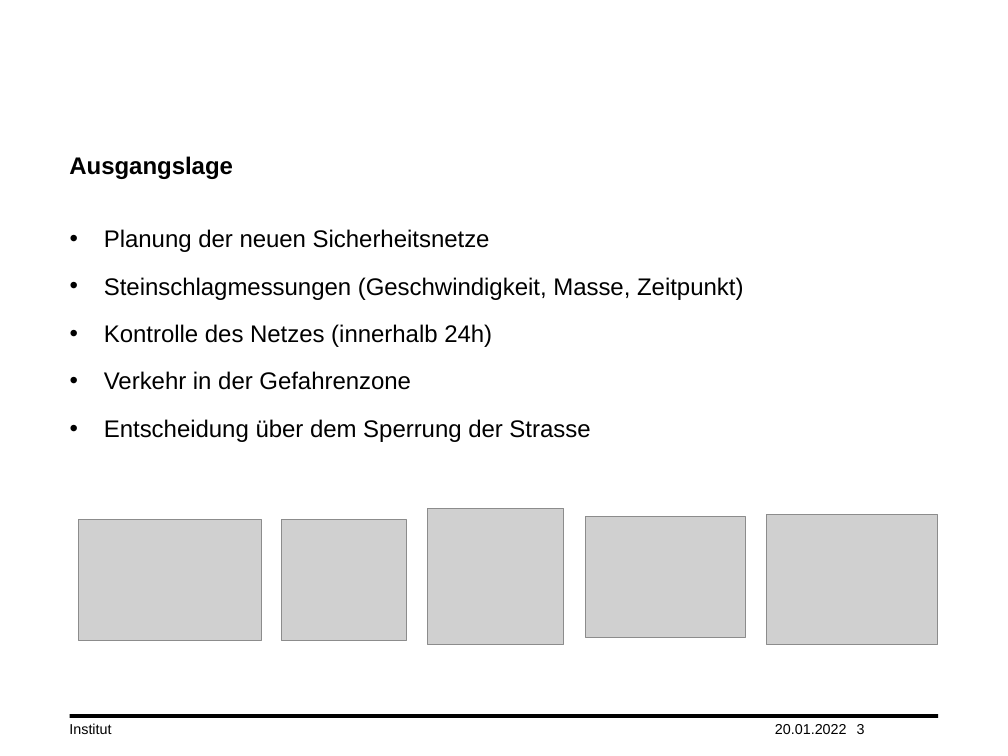
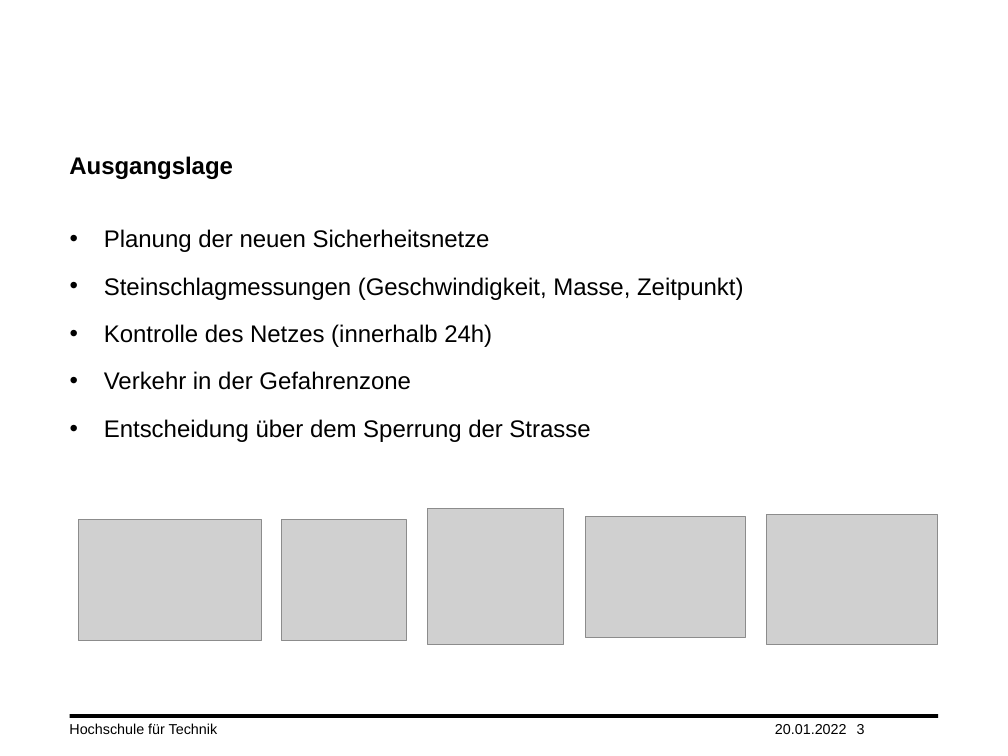
Before and after one commit to tmandelz/Steinschlag-Wahrscheinlichkeit, a slide deck: slide 3 of Präsentation/Vorgehen.pptx. Drawn at 1008x756 pixels with LibreOffice and Linux fonts; fonts in the diff are those of the drawing; grey boxes stand for pictures; background and template pictures are left out. Boxes give left, top, right and bottom in pixels: in the first picture for what was removed or moved away, otherwise in the second. Text is boxed around its words. In the diff, an @@ line names an element or a change of style, - is before the commit and + after.

```diff
--- a/Präsentation/Vorgehen.pptx
+++ b/Präsentation/Vorgehen.pptx
@@ text at (x1=69, y1=723, x2=218, y2=734): text changed @@
-Institut
+Hochschule für Technik
```
Also in this commit, not shown: 3 other slides changed, 7 slides added, 1 slide removed.
